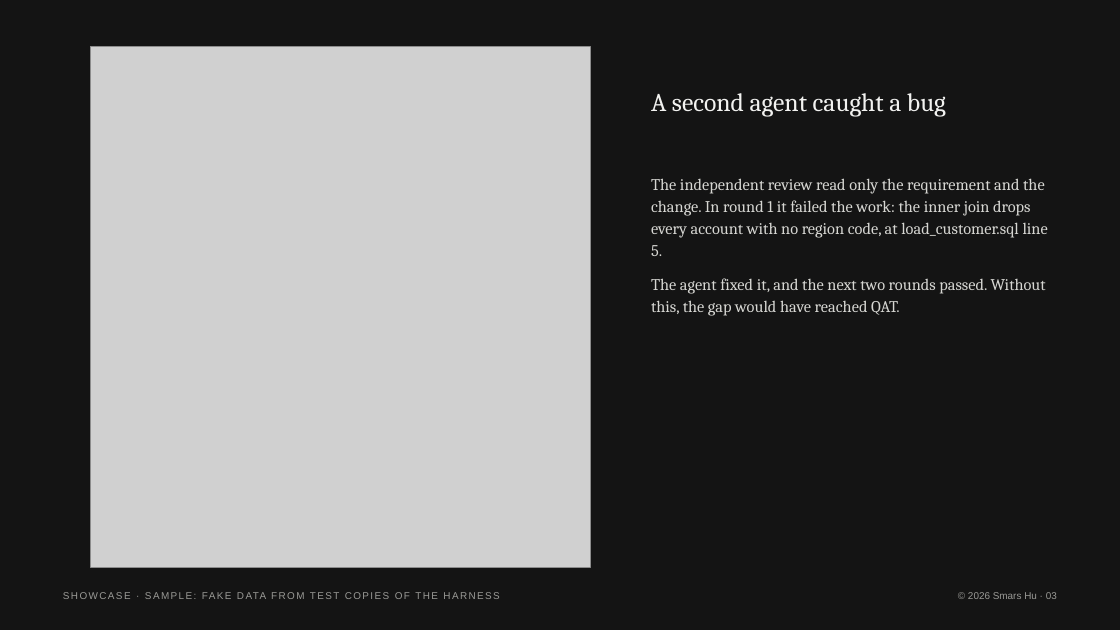
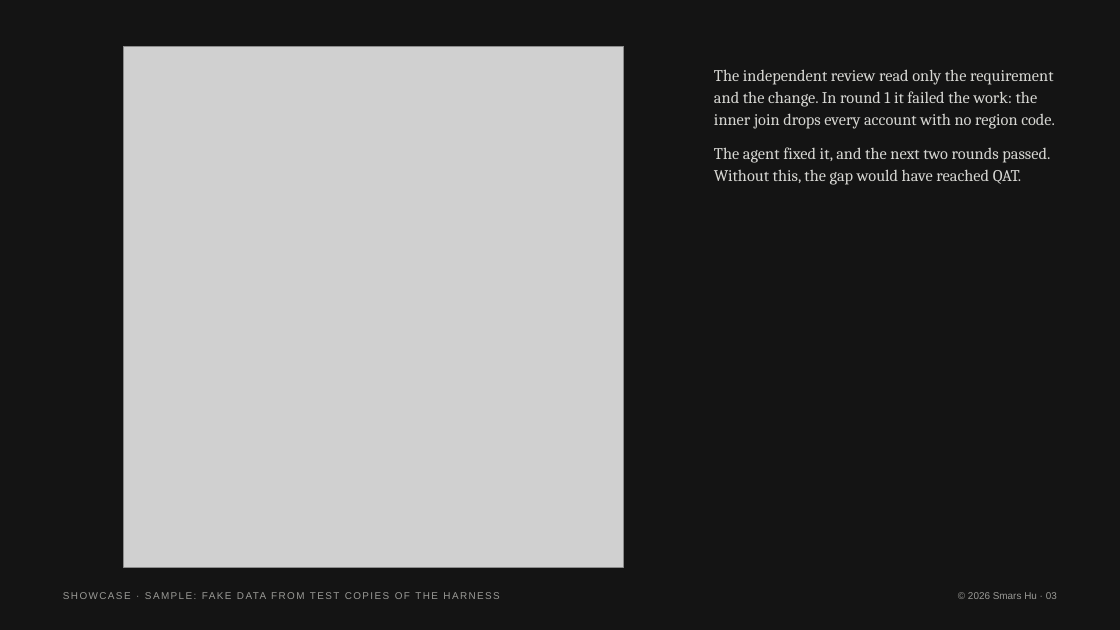
Before and after one commit to Smars-Bin-Hu/ai-exploration, a slide deck: slide 3 of Showcase/Real Tasks/_template/Sample (fake data).pptx. Drawn at 1120x630 pixels with LibreOffice and Linux fonts; fonts in the diff are those of the drawing; grey boxes stand for pictures. Boxes give left, top, right and bottom in pixels: in the first picture for what was removed or moved away, otherwise in the second. Text is boxed around its words. In the diff, an @@ line names an element or a change of style, - is before the commit and + after.

```diff
--- a/Showcase/Real Tasks/_template/Sample (fake data).pptx
+++ b/Showcase/Real Tasks/_template/Sample (fake data).pptx
@@ picture: place and size @@
-picture at box(91, 46, 591, 567)
+picture at box(124, 46, 624, 567)
@@ text at box(714, 69, 1055, 129): text changed @@
-The independent review read only the requirement and the change. In round 1 it failed the work: the inner join drops every account with no region code, at load_customer.sql line 5.
+The independent review read only the requirement and the change. In round 1 it failed the work: the inner join drops every account with no region code.
@@ text "The independent review read only ...": place and size @@
-text "The independent review read only ..." at box(651, 178, 1048, 316)
+text "The independent review read only ..." at box(714, 69, 1055, 185)
@@ text removed at box(651, 93, 946, 116) @@
-A second agent caught a bug
```
Also in this commit, not shown: 5 other slides changed, 53 other files.
